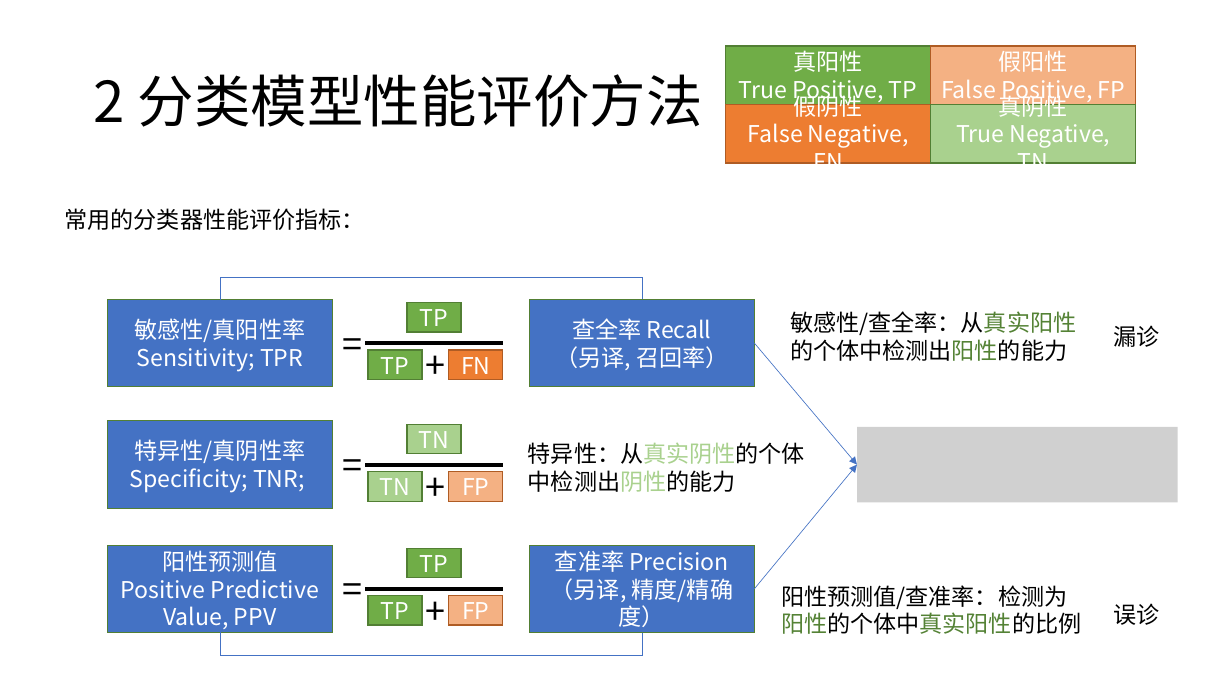
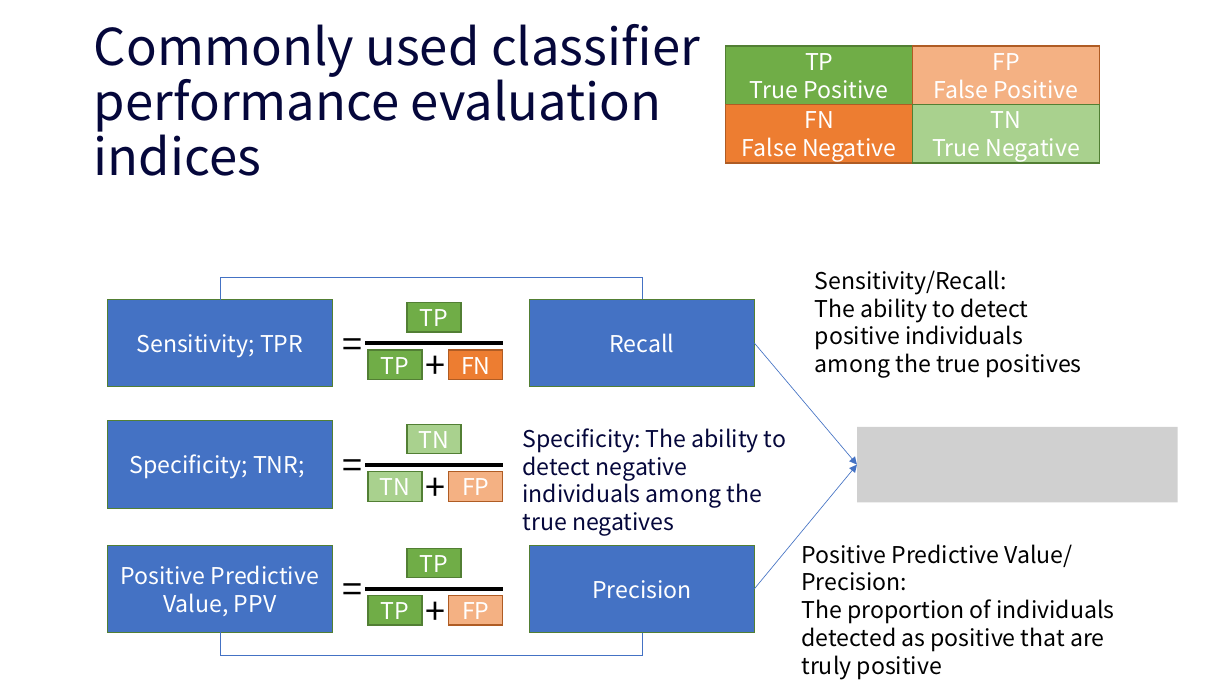
Before and after one commit to fenmeng123/2023_MentalHelath_PredictiveModeling, a slide deck: slide 9 of Supp_3_Slides_for_Model_Evaluation_Indices/Supplemental Slides-Model Evaluation Indices [English].pptx (slide 8 before the commit). Drawn at 1232x693 pixels with LibreOffice and Linux fonts; fonts in the diff are those of the drawing; grey boxes stand for pictures. Boxes give left, top, right and bottom in pixels: in the first picture for what was removed or moved away, otherwise in the second. Text is boxed around its words. In the diff, an @@ line names an element or a change of style, - is before the commit and + after.

```diff
--- a/Supp_3_Slides_for_Model_Evaluation_Indices/Supplemental Slides-Model Evaluation Indices [English].pptx
+++ b/Supp_3_Slides_for_Model_Evaluation_Indices/Supplemental Slides-Model Evaluation Indices [English].pptx
@@ title at (94,24,700,176): text changed; size 44 to 39.6 pt; text colour #000000 to #05073B @@
-2 分类模型性能评价方法
+Commonly used classifier performance evaluation indices
@@ rectangle "TP": place and size @@
-rectangle "TP" at (726,46,932,105)
+rectangle "TP" at (726,46,913,105)
@@ text in rectangle at (750,53,888,99): text changed @@
-真阳性
-True Positive, TP
+TP
+True Positive
@@ rectangle "FP": place and size @@
-rectangle "FP" at (931,46,1136,105)
+rectangle "FP" at (913,46,1100,105)
@@ text in rectangle at (934,53,1079,98): text changed @@
-假阳性
-False Positive, FP
+FP
+False Positive
@@ rectangle "FN": place and size @@
-rectangle "FN" at (726,104,932,164)
+rectangle "FN" at (726,104,913,164)
@@ text in rectangle at (742,111,896,162): text changed @@
-假阴性
-False Negative, FN
+FN
+False Negative
@@ rectangle "TN": place and size @@
-rectangle "TN" at (931,104,1136,164)
+rectangle "TN" at (913,104,1100,164)
@@ text in rectangle at (932,111,1080,162): text changed @@
-真阴性
-True Negative, TN
+TN
+True Negative
@@ text removed at (65,208,365,230) @@
-常用的分类器性能评价指标：
@@ text at (815,270,1082,378): text changed @@
-敏感性/查全率：从真实阳性的个体中检测出阳性的能力
+Sensitivity/Recall:
+The ability to detect positive individuals among the true positives
@@ text in rectangle at (134,318,305,342): paragraph removed @@
-敏感性/真阳性率
@@ text removed at (1113,325,1159,347) @@
-漏诊
@@ text in rectangle at (610,333,675,353): text changed @@
-查全率 Recall
-（另译, 召回率）
+Recall
@@ text in rectangle at (134,439,305,463): paragraph removed @@
-特异性/真阴性率
@@ text at (522,428,786,536): text changed; text colour #000000 to #05073B @@
-特异性：从真实阴性的个体中检测出阴性的能力
+Specificity: The ability to detect negative individuals among the true negatives
@@ text in rectangle at (162,550,277,572): paragraph removed @@
-阳性预测值
@@ text at (801,544,1114,679): text changed @@
-阳性预测值/查准率：检测为阳性的个体中真实阳性的比例
+Positive Predictive Value/
+Precision:
+The proportion of individuals detected as positive that are truly positive
@@ text in rectangle at (592,580,691,599): text changed @@
-查准率 Precision
-（另译, 精度/精确度）
+Precision
@@ text removed at (1113,603,1159,625) @@
-误诊
```
Also in this commit, not shown: 2 other slides changed, 10 slides added, 9 slides removed, 1 other file.
